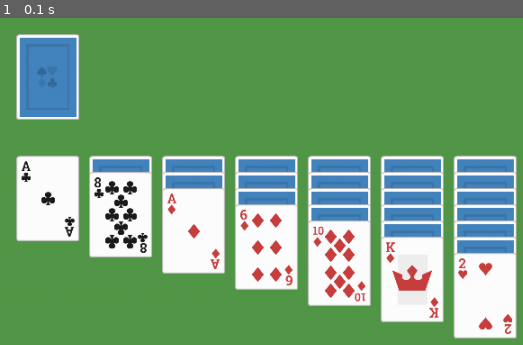
Above: before the commit, frame 1.
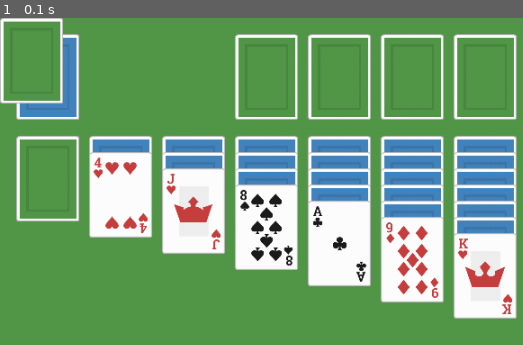
Above: after the commit, the same moment.

Repository: realpatato/pygame-solitaire
Game: pygame game, started from game.py
Two runs of this game, one before a commit and one after it. Both use one fixed random seed, a clock stepped at 60 frames per second and the inputs below.
Inputs:
- Up to frame 1 (0.1 s): no input

The runs differ from the first frame. In frame 1, 28% of the frame differs, in the area x 0-99%, y 0-99%.

Commit message:
ace spots and some more

Diff:
--- a/cards.py
+++ b/cards.py
@@ -23,3 +23,11 @@
             self._black=True
         else:
             self._black=False
+
+class Ace_Spot():
+    def __init__(self, sprite):
+        self._sprite=sprite
+        self._pos=(0,0)
+
+    def set_pos(self, x, y):
+        self._pos=(x, y)
--- a/deck_manager.py
+++ b/deck_manager.py
@@ -74,3 +74,13 @@
         deck.append(cards.Card(sprite_str, [back_sprite_dict["CARD_BACK"], front_sprite_dict[sprite_str]]))
     deck=Deck(deck)
     return deck
+
+def ace_spots_build():
+    back_sprite_names=[["", "", "", "", ""],
+                        ["", "", "", "", ""],
+                        ["CARD_BACK", "", "", "", "ACE_SPOT"]]
+    back_sprite_dict=sprite_dict_build("playingCardBacks", back_sprite_names)
+    ace_spots=[]
+    for i in range(11):
+        ace_spots.append(cards.Ace_Spot(back_sprite_dict["ACE_SPOT"]))
+    return ace_spots
--- a/game.py
+++ b/game.py
@@ -7,11 +7,16 @@
 screen=pygame.display.set_mode((1000, 1000))
 
 deck=dm.build_deck()
-#deck.shuffle()
+ace_spots=dm.ace_spots_build()
+deck.shuffle()
 
 for k in range(7):
+    if k > 2:
+        ace_spots[k-3].set_pos((81*k)+18, 18)
     for i in range(k, 7):
-        deck._cards[deck._card_pos].set_pos(81*i+18, (18*k)+153)
+        deck._cards[deck._card_pos].set_pos((81*i)+18, (18*k)+131)
+        if k == 0:
+            ace_spots[i].set_pos((81*k)+18, 131)
         if i == k:
             deck._cards[deck._card_pos].set_shown(True)
         deck.advance_pos()
@@ -30,6 +35,9 @@
         card.update_sprite()
         screen.blit(card._sprite, card._pos)
 
+    for ace_spot in ace_spots:
+        screen.blit(ace_spot._sprite, ace_spot._pos)
+
     deck.reset_pos()
 
     pygame.display.update()
